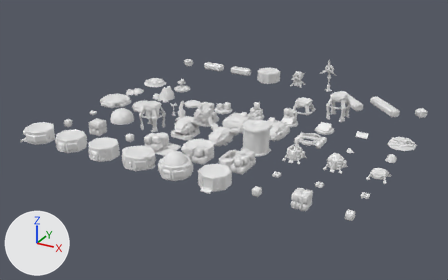
A saved change to the glTF model assets/models/models.glb.
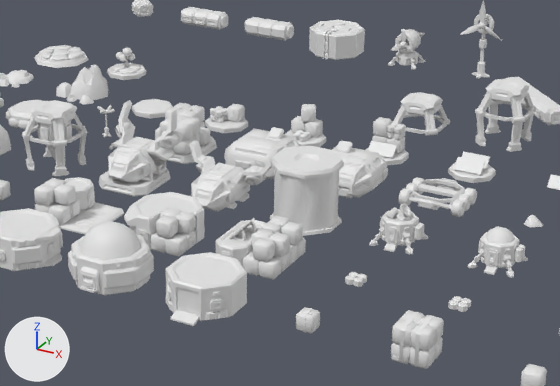
Old and new are each drawn whole from a camera (50 mm lens) standing at (20.7, -41.4, 18.7) and looking at (-1.1, -1.9, -1.0) and again close up on the part from 29% to 81% of the width and 21% to 78% of the height. The lights are fixed; the arrows at lower left show +X, +Y and +Z. The last two pictures show the newer version. Where no turn or scale is listed for an object, it has been applied to the vertices.

Names of what the first close-up shows: 'basemodule_D', 'basemodule_E', 'basemodule_garage', 'cargo_A_stacked', 'cargodepot_A', 'cargodepot_B', 'cargodepot_C', 'drill_structure', 'dropship_packed', 'eco_module', 'mobile_base_command', 'structure_tall' and 45 more.
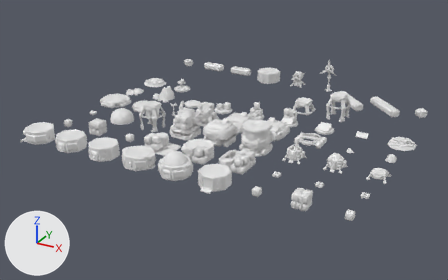
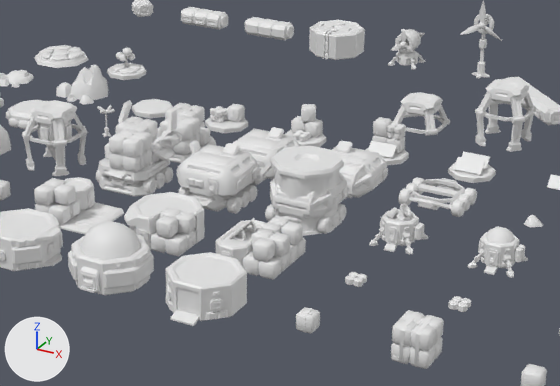
What differs and where, as boxes [x1, y1, x2, y2] in the close-ups (560 x 386 px):
```json
{"object": "mobile_base_carriage_assembled", "change": "added", "after": [177, 143, 259, 214]}
{"object": "mobile_base_cargo_assembled", "change": "added", "after": [96, 116, 173, 194]}
{"object": "mobile_base_command_assembled", "change": "added", "after": [265, 172, 348, 234]}
{"object": "dropship_packed", "change": "unchanged, covered by the edit", "before": [99, 100, 182, 196], "after": [99, 100, 182, 196]}
{"object": "dropship", "change": "unchanged, covered by the edit", "before": [191, 163, 250, 212], "after": [192, 193, 237, 212]}
```

The change, as JSON lines over the scene's bpy script:
```json
{"op": "add", "block": "me_mobile_base_command_assembled", "code": ["me_mobile_base_command_assembled = bpy.data.meshes.new('mobile_base_command_assembled')", "me_mobile_base_command_assembled.from_pydata(...)  # 962 vertices, 1810 faces; spans x -1.07..1.07, y -1.02..1.11, z 0.0..1.8"]}
{"op": "add", "block": "me_mobile_base_carriage_assembled", "code": ["me_mobile_base_carriage_assembled = bpy.data.meshes.new('mobile_base_carriage_assembled')", "me_mobile_base_carriage_assembled.from_pydata(...)  # 1032 vertices, 1904 faces; spans x -1.07..1.07, y -1.11..1.11, z 0.0..1.8"]}
{"op": "add", "block": "me_mobile_base_cargo_assembled", "code": ["me_mobile_base_cargo_assembled = bpy.data.meshes.new('mobile_base_cargo_assembled')", "me_mobile_base_cargo_assembled.from_pydata(...)  # 1357 vertices, 2514 faces; spans x -1.0..1.0, y -1.02..1.02, z 0.0..1.81"]}
{"op": "add", "block": "ob_mobile_base_command_assembled", "code": ["ob_mobile_base_command_assembled = bpy.data.objects.new('mobile_base_command_assembled', me_mobile_base_command_assembled)", "ob_mobile_base_command_assembled.location = (3.0, -4.5, 0.0)"]}
{"op": "add", "block": "ob_mobile_base_carriage_assembled", "code": ["ob_mobile_base_carriage_assembled = bpy.data.objects.new('mobile_base_carriage_assembled', me_mobile_base_carriage_assembled)", "ob_mobile_base_carriage_assembled.location = (0.0, -4.5, 0.0)"]}
{"op": "add", "block": "ob_mobile_base_cargo_assembled", "code": ["ob_mobile_base_cargo_assembled = bpy.data.objects.new('mobile_base_cargo_assembled', me_mobile_base_cargo_assembled)", "ob_mobile_base_cargo_assembled.location = (-3.0, -4.5, 0.0)"]}
```
